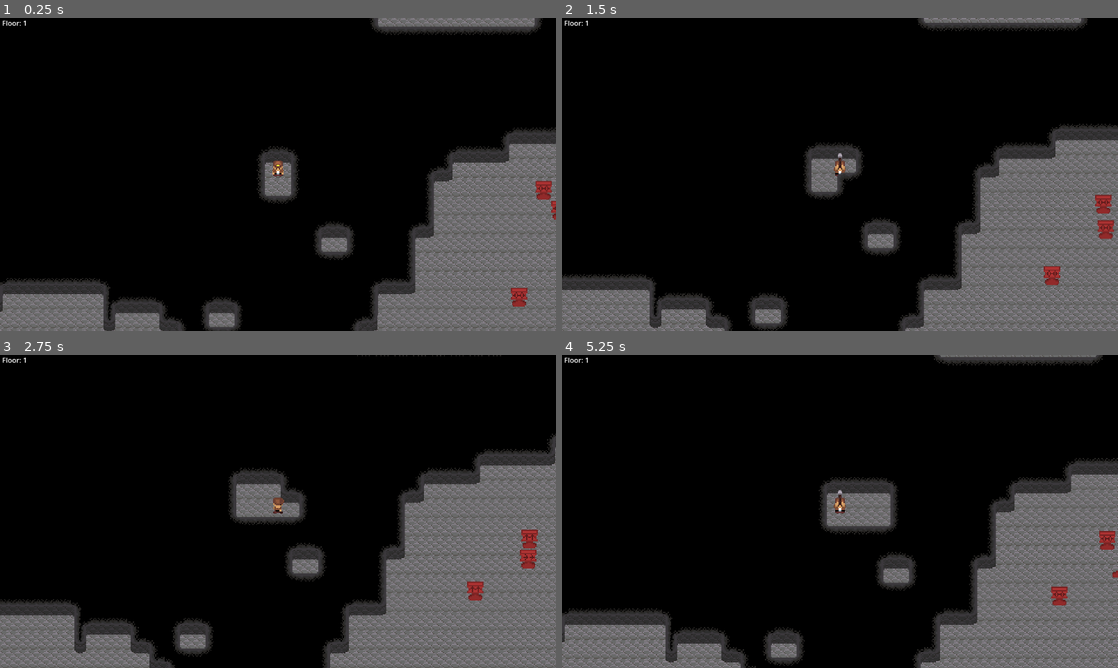
Above: before the commit, frames 1-4 (two rows, left to right).
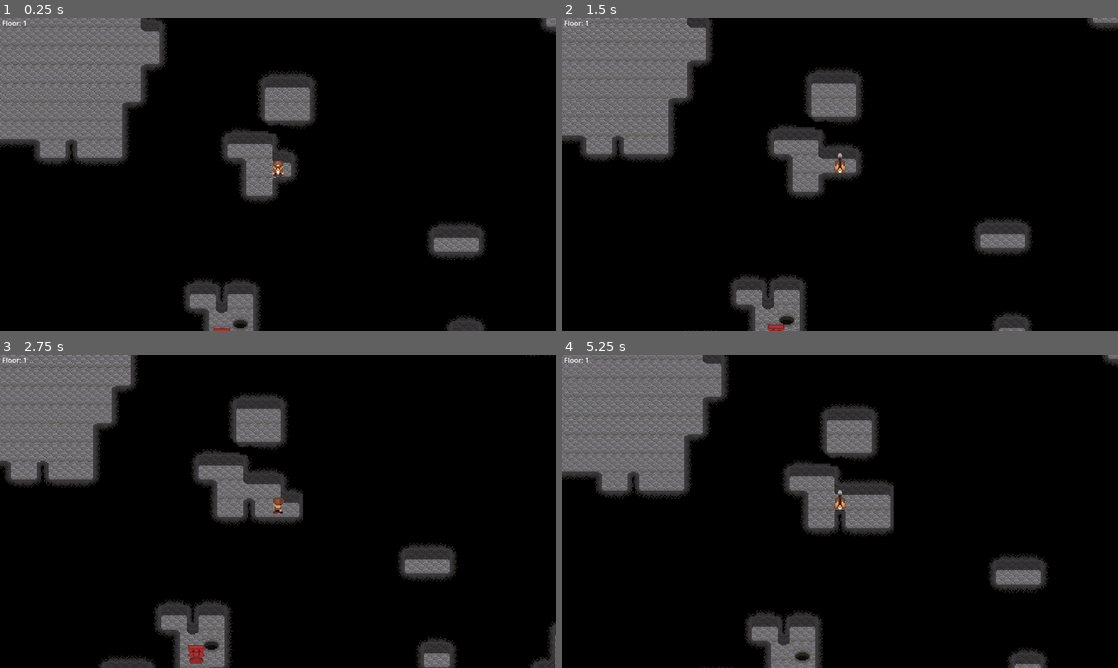
Above: after the commit, the same moments.

Repository: ethanbaedke/Mining-Game
Game: Godot game, scene res://game_manager.tscn
Two runs of this game, one before a commit and one after it. Both use one fixed random seed, a clock stepped at 60 frames per second and the inputs below.
Inputs:
- Up to frame 1 (0.25 s): no input
- Up to frame 2 (1.5 s): hold Right (move_right) 0.53-1.28 s; tap C (use_pickaxe) at 0.6, 1.35 s; hold Down (move_down) from 1.28 s (still down)
- Up to frame 3 (2.75 s): release Down (move_down) at 2.03 s; hold Right (move_right) from 2.03 s (still down); tap C (use_pickaxe) at 2.1 s
- Up to frame 4 (5.25 s): release Right (move_right) at 2.78 s; hold Up (move_up) 2.78-3.53 s; tap C (use_pickaxe) every 0.75 s from 2.85 to 5.1 s; hold Left (move_left) 3.53-5.03 s; hold Down (move_down) from 5.03 s (still down)

The runs differ from the first frame. In frame 1, 39% of the frame differs, in the area x 0-100%, y 0-100%; in frame 2, 40%; in frame 3, 41%; in frame 4, 40%.

Commit message:
Added gold rock scene (not in map yet) and tuned map generation.

Diff:
--- a/mining-game/cave_hole.tscn
+++ b/mining-game/cave_hole.tscn
@@ -12,7 +12,6 @@
 monitorable = false
 
 [node name="Sprite2D" type="Sprite2D" parent="." unique_id=1511374079]
-z_index = -1
 position = Vector2(8, 8)
 texture = ExtResource("1_5xmih")
 
--- /dev/null
+++ b/mining-game/gold_rock.tscn
@@ -0,0 +1,17 @@
+[gd_scene format=3 uid="uid://48bmgvw8iuhs"]
+
+[ext_resource type="Texture2D" uid="uid://ceholrdhk306x" path="res://gold_rock.png" id="1_d01ql"]
+
+[sub_resource type="RectangleShape2D" id="RectangleShape2D_d01ql"]
+size = Vector2(16, 8)
+
+[node name="GoldRock" type="Area2D" unique_id=1545807004]
+collision_mask = 0
+monitoring = false
+
+[node name="Sprite2D" type="Sprite2D" parent="." unique_id=1588099770]
+position = Vector2(0, -2)
+texture = ExtResource("1_d01ql")
+
+[node name="CollisionShape2D" type="CollisionShape2D" parent="." unique_id=1479354802]
+shape = SubResource("RectangleShape2D_d01ql")
--- a/mining-game/mine_level.gd
+++ b/mining-game/mine_level.gd
@@ -49,6 +49,9 @@
 		if (wall_visual_layer.get_cell_source_id(neighbor_coords) != -1):
 			_update_visual_tilemap_cell(neighbor_coords)
 
+	# Update navigation so enemies can move into the newely empty space.
+	_astar.set_point_solid(cell_coordinates, false)
+
 func _ready() -> void:
 
 	# Grab a reference to the game manager, which should be this nodes parent.
@@ -73,8 +76,61 @@
 	player_camera.limit_top = -1 * 16
 	player_camera.limit_bottom = (MAP_HEIGHT + 1) * 16
 
+# Generates the map and returns a row major PackedByteArray representing the 2d grid holding 1's in area's that are filled with objects.
+func _generate_map() -> PackedByteArray:
+
+	# A row major representation of where objects are on the map. This is filled out as the map is generated.
+	# 0 -> An empty cell.
+	# 1 -> A cell taken up by a static object (removed from navigation)
+	# 2 -> A cell taken up by a non-static object (kept in navigation)
+	var map:PackedByteArray = []
+	map.resize(MAP_WIDTH * MAP_HEIGHT)
+
+	# Create a RandomNumberGenerator object to handle randomness during generation.
+	var rng:RandomNumberGenerator = RandomNumberGenerator.new()
+
+	# This is the first things we do since our navigation grid may be affected by things during generation, and needs to have valid properties.
+	_setup_navigation()
+
+	# These have NO EFFECT on the map.
+	_place_map_outline()
+	_place_floor()
+
+	_place_walls(map, rng)
+
+	# After placing walls but before placing secret rooms, so the player doesn't spawn inside of one.
+	_place_player(map)
+
+	_place_secret_rooms(map)
+
+	_place_holes(map, rng)
+
+	_place_enemies(map, rng)
+
+	# This is the last thing we do so it can look at the final state of our map as it updates.
+	_update_navigation(map)
+
+	return map
+
+# Sets up navigation without setting any points as solid.
+func _setup_navigation() -> void:
+
+	_astar.region = Rect2i(0, 0, MAP_WIDTH, MAP_HEIGHT)
+	_astar.cell_size = Vector2(16.0, 16.0)
+	_astar.offset = Vector2(8.0, 8.0)
+	_astar.diagonal_mode = AStarGrid2D.DIAGONAL_MODE_ONLY_IF_NO_OBSTACLES
+	_astar.update()
+
+# Fills in solid points.
+func _update_navigation(map:PackedByteArray) -> void:
+
+	for y:int in range(MAP_HEIGHT):
+		for x:int in range(MAP_WIDTH):
+			if (map[x + (y * MAP_WIDTH)] == 1):
+				_astar.set_point_solid(Vector2i(x, y))
+
 # Set the player's position to the open tile closest to the center of the map.
-func _set_player_starting_position(map:PackedByteArray) -> void:
+func _place_player(map:PackedByteArray) -> void:
 
 	# Start at the center of the map and breadth first search for an open cell.
 	var cell_queue:Array[Vector2i] = [Vector2i(MAP_WIDTH * 0.5, MAP_HEIGHT * 0.5)]
@@ -88,7 +144,7 @@
 		# If this cell is empty, move the player there and return.
 		if (map[current.x + (current.y * MAP_WIDTH)] == 0):
 			player_character.global_position = (current * 16.0) + Vector2(8.0, 8.0)
-			map[current.x + (current.y * MAP_WIDTH)] = 1
+			map[current.x + (current.y * MAP_WIDTH)] = 2
 			return
 		# Otherwise, add its surrounding cells to the queue to be checked against.
 		else:
@@ -105,25 +161,13 @@
 			if (processed_set.get(bottom) == null):
 				cell_queue.append(bottom)
 
-# Generates the map and returns a row major PackedByteArray representing the 2d grid holding 1's in area's that are filled with objects.
-func _generate_map() -> PackedByteArray:
-
-	# A row major representation of where objects are on the map. As things are placed, 1's should be filled in their locations to say that those areas are reserved.
-	var map:PackedByteArray = []
-	map.resize(MAP_WIDTH * MAP_HEIGHT)
-
-	_place_map_outline()
-
-	# Create a RandomNumberGenerator object to handle randomness during generation.
-	var rng:RandomNumberGenerator = RandomNumberGenerator.new()
-
-	# Place holes.
-	for i:int in range(8):
-		_place_hole(map, rng)
+func _place_floor() -> void:
 
 	# Stretch the floor sprite to cover the entire map.
 	floor_sprite.position = Vector2(MAP_WIDTH * 16 * 0.5, MAP_HEIGHT * 16 * 0.5)
 	floor_sprite.region_rect.size = Vector2((MAP_WIDTH + 1) * 16, (MAP_HEIGHT + 1) * 16)
+
+func _place_walls(map:PackedByteArray, rng:RandomNumberGenerator) -> void:
 
 	# Use FastNoiseLite for our noise algorithm.
 	var noise:FastNoiseLite = FastNoiseLite.new()
@@ -141,26 +185,6 @@
 				wall_physical_layer.set_cells_terrain_connect([Vector2i(x, y)], 0, 0)
 				map[x + (y * MAP_WIDTH)] = 1
 
-	# Set the starting position of the player here, before placing secret rooms, so they don't spawn in one.
-	_set_player_starting_position(map)
-
-	_place_secret_rooms(map)
-
-	# Setup our navigation here, since it should see physical tiles and holes.
-	_astar.region = Rect2i(0, 0, MAP_WIDTH, MAP_HEIGHT)
-	_astar.cell_size = Vector2(16.0, 16.0)
-	_astar.offset = Vector2(8.0, 8.0)
-	_astar.diagonal_mode = AStarGrid2D.DIAGONAL_MODE_ONLY_IF_NO_OBSTACLES
-	_astar.update()
-	for y:int in range(MAP_HEIGHT):
-		for x:int in range(MAP_WIDTH):
-			if (map[x + (y * MAP_WIDTH)] == 1):
-				_astar.set_point_solid(Vector2i(x, y))
-
-	_place_enemies(map, rng)
-
-	return map
-
 # Hollows wall sections and replaces them with secret rooms.
 func _place_secret_rooms(map:PackedByteArray) -> void:
 
@@ -178,10 +202,10 @@
 			return
 
 		var clipped_rect:Rect2i = Rect2i(rect.position + Vector2i(2, 2), rect.size - Vector2i(4, 4))
-		_setup_secret_room(map, clipped_rect)
+		_place_secret_room(map, clipped_rect)
 
 # Sets up one secret room over the input rect, which is considered to be in cell coordinates.
-func _setup_secret_room(map:PackedByteArray, room_rect:Rect2i) -> void:
+func _place_secret_room(map:PackedByteArray, room_rect:Rect2i) -> void:
 
 	# Remove all cells from the secret rooms area.
 	var start:Vector2i = room_rect.position
@@ -280,18 +304,22 @@
 			if (map[x + (y * MAP_WIDTH)] == 0 && rng.randi_range(0, 99) == 0):
 
 				# Spawn the cannonhead enemy.
-				map[x + (y * MAP_WIDTH)] = 1
+				map[x + (y * MAP_WIDTH)] = 2
 				var enemy:CannonheadEnemy = CANNONHEAD_ENEMY_SCENE.instantiate()
 				enemy.position = Vector2((x * 16) + 8, (y * 16) + 8)
 				# Pass pathfinding for this mine level to the enemy.
 				enemy.astar = _astar
 				self.add_child(enemy)
 
-# Places a hole.
+func _place_holes(map:PackedByteArray, rng:RandomNumberGenerator) -> void:
+
+	for i:int in range(4):
+		_place_hole(map, rng)
+
 func _place_hole(map:PackedByteArray, rng:RandomNumberGenerator) -> void:
 
 	# Find an open position to place the hole.
-	# Random selection here is fine since holes are placed before anything else. It should only have to retry if another hole is already there.
+	# WARNING: This could take a LONG time.
 	var hole_pos:Vector2i = Vector2i.ZERO
 	while (true):
 		hole_pos = Vector2(rng.randi_range(1, (MAP_WIDTH - 2)), rng.randi_range(1, (MAP_HEIGHT - 2)))
Binary file added: mining-game/gold_rock.png
Not shown, added: mining-game/gold_rock.png.import
Not shown, added: Aseprite/gold_rock.aseprite
